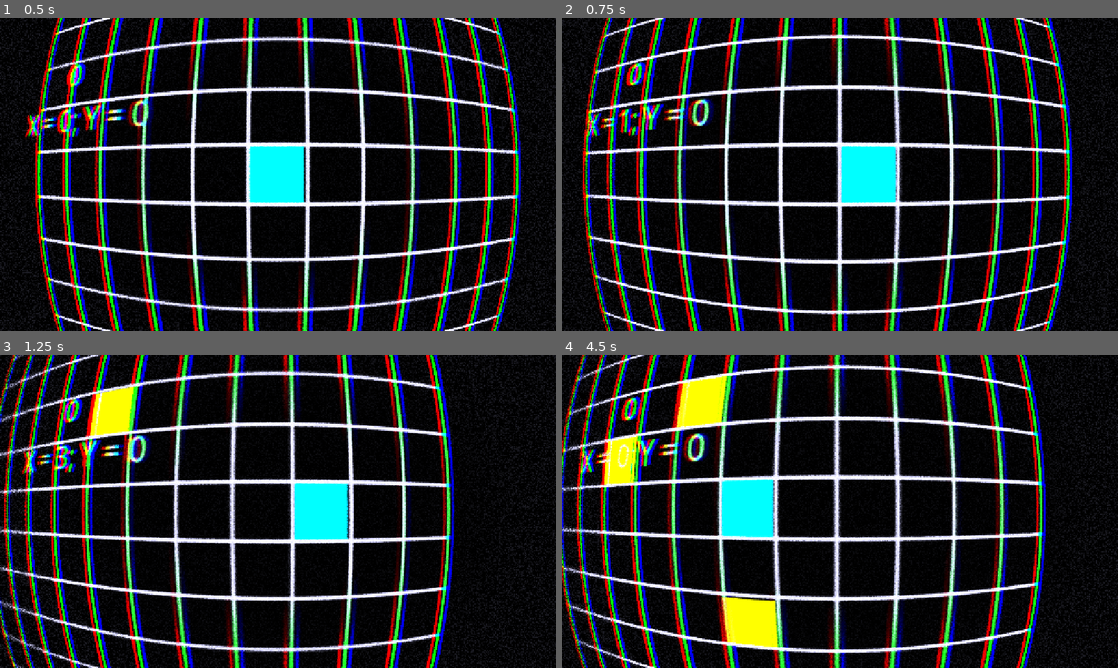
Above: before the commit, frames 1-4 (two rows, left to right).
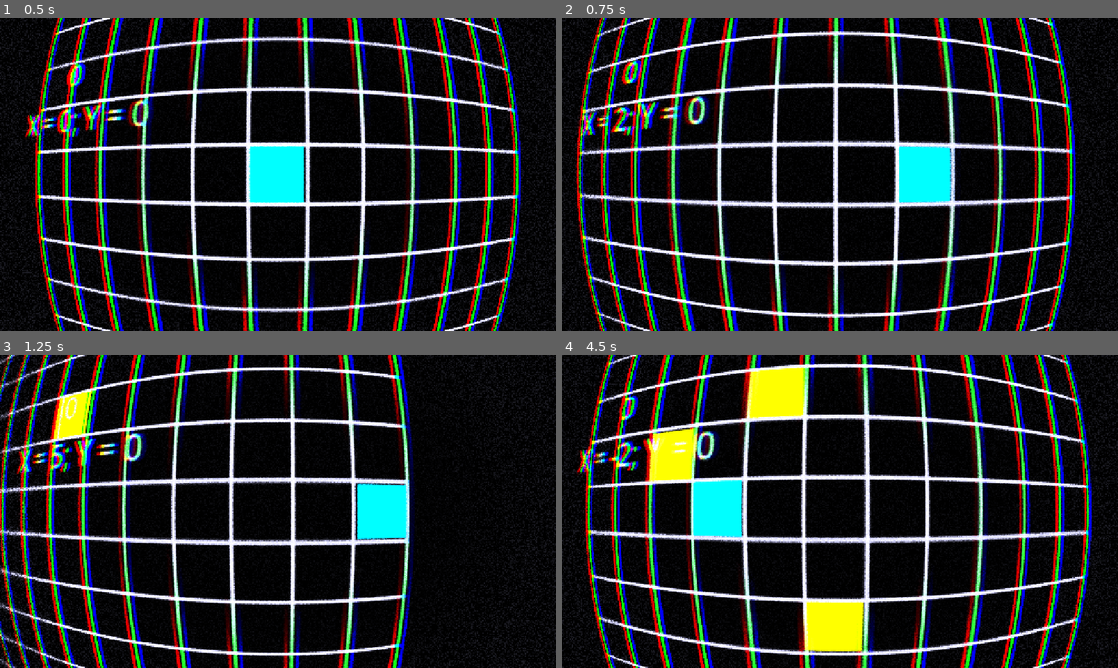
Above: after the commit, the same moments.

Repository: maseyonok421/maseyonok-sTestGameAboutPointThatCanMoveIn4DirectionsOnGrid
Game: Godot game, scene res://scenes/game.tscn
The game is run twice, just before and just after one commit, with the same random seed, the same clock (stepped at 60 frames per second) and the same inputs.
Inputs:
- Up to frame 1 (0.5 s): no input
- Up to frame 2 (0.75 s): hold Right (ui_right) from 0.53 s (still down)
- Up to frame 3 (1.25 s): keep holding Right (ui_right)
- Up to frame 4 (4.5 s): release Right (ui_right) at 1.28 s; hold Down (ui_down) 1.28-2.03 s; hold Right (ui_right) 2.03-2.78 s; hold Up (ui_up) 2.78-3.53 s; hold Left (ui_left) from 3.53 s (still down)

Frame 1 is identical in both runs. In frame 2, 43% of the frame differs, in the area x 0-100%, y 0-100%; in frame 3, 40%; in frame 4, 55%.

Commit message:
[-] Player debub; [S] Changed Player Speed

Diff:
--- a/prefabs/camera.tscn
+++ b/prefabs/camera.tscn
@@ -1,35 +1,8 @@
-[gd_scene load_steps=14 format=3 uid="uid://c2kww08j1twov"]
+[gd_scene load_steps=6 format=3 uid="uid://c2kww08j1twov"]
 
 [ext_resource type="Script" uid="uid://d0ovqlpq8v1wa" path="res://scripts/camera.gd" id="1_70n02"]
-[ext_resource type="Shader" uid="uid://dym1nyw2qj70n" path="res://shaders/scanLinesShader.gdshader" id="2_6p8hw"]
 [ext_resource type="Shader" uid="uid://74uexwr1x753" path="res://shaders/fishEyeShader.gdshader" id="3_qwx7c"]
-[ext_resource type="Shader" path="res://shaders/smthInterestingShader.gdshader" id="4_6ayxh"]
-[ext_resource type="Shader" uid="uid://bei273f3e1o3w" path="res://shaders/chromaticAbberationShader.gdshader" id="5_trxf1"]
-[ext_resource type="Shader" uid="uid://do5agx28q3fuk" path="res://shaders/filmGrainShader.gdshader" id="6_rrdqj"]
 [ext_resource type="Shader" uid="uid://d1bql1rmvfe7x" path="res://shaders/multishader.gdshader" id="7_ffi68"]
-
-[sub_resource type="ShaderMaterial" id="ShaderMaterial_trxf1"]
-shader = ExtResource("4_6ayxh")
-shader_parameter/displacement = 9.0
-shader_parameter/height = 0.7
-shader_parameter/width = 0.5
-shader_parameter/fade = 0.7
-
-[sub_resource type="ShaderMaterial" id="ShaderMaterial_rrdqj"]
-shader = ExtResource("5_trxf1")
-shader_parameter/r_displacement = Vector2(3, 0)
-shader_parameter/g_displacement = Vector2(0, 2)
-shader_parameter/b_displacement = Vector2(-4, 0)
-shader_parameter/height = 0.7
-shader_parameter/width = 0.5
-shader_parameter/fade = 0.4
-
-[sub_resource type="ShaderMaterial" id="ShaderMaterial_6p8hw"]
-shader = ExtResource("2_6p8hw")
-shader_parameter/lineThickness = 1.01400004490512
-shader_parameter/lineSpacing = 20.0
-shader_parameter/lineBrightness = 0.8090000384275
-shader_parameter/screenYOffset = 0.0
 
 [sub_resource type="ShaderMaterial" id="ShaderMaterial_6ayxh"]
 shader = ExtResource("3_qwx7c")
@@ -48,11 +21,6 @@
 shader_parameter/effect_amount = 2.0
 shader_parameter/amount = 0.42
 shader_parameter/speed = 0.016
-
-[sub_resource type="ShaderMaterial" id="ShaderMaterial_ffi68"]
-shader = ExtResource("6_rrdqj")
-shader_parameter/amount = 0.41999999061216
-shader_parameter/speed = 0.01600000076
 
 [node name="Camera" type="Camera2D"]
 script = ExtResource("1_70n02")
@@ -73,31 +41,6 @@
 offset_bottom = -39.0
 theme_override_font_sizes/font_size = 50
 
-[node name="smthInterestingShader" type="ColorRect" parent="."]
-visible = false
-material = SubResource("ShaderMaterial_trxf1")
-offset_left = -646.0
-offset_top = -363.0
-offset_right = 642.0
-offset_bottom = 367.0
-
-[node name="chromaticAbberationShader" type="ColorRect" parent="."]
-visible = false
-material = SubResource("ShaderMaterial_rrdqj")
-offset_left = -651.0
-offset_top = -371.0
-offset_right = 645.0
-offset_bottom = 368.0
-
-[node name="scanLinesShader" type="ColorRect" parent="."]
-visible = false
-material = SubResource("ShaderMaterial_6p8hw")
-offset_left = -647.0
-offset_top = -368.0
-offset_right = 644.0
-offset_bottom = 360.0
-size_flags_horizontal = 4
-
 [node name="fishEyeShader" type="ColorRect" parent="."]
 material = SubResource("ShaderMaterial_6ayxh")
 offset_left = -646.0
@@ -111,11 +54,3 @@
 offset_top = -367.0
 offset_right = 642.0
 offset_bottom = 370.0
-
-[node name="filmGrainShader" type="ColorRect" parent="."]
-visible = false
-material = SubResource("ShaderMaterial_ffi68")
-offset_left = -644.0
-offset_top = -370.0
-offset_right = 644.0
-offset_bottom = 363.0
--- a/prefabs/player.tscn
+++ b/prefabs/player.tscn
@@ -18,6 +18,6 @@
 shape = SubResource("RectangleShape2D_4dohe")
 
 [node name="moveTimer" type="Timer" parent="."]
-wait_time = 0.225
+wait_time = 0.15
 
 [connection signal="timeout" from="moveTimer" to="." method="_on_move_timer_timeout"]
--- a/scripts/player.gd
+++ b/scripts/player.gd
@@ -81,11 +81,6 @@
 	checkMovement()
 	emit_signal("getPlayerCoords", positionX, positionY)
 
-	time += (delta*250)
-	if (int)(time)%100 == 7 :
-		print("X = ", positionX, "; Y = ", positionY,
-		"; score = ", Global.score, "\n")
-
 
 func _on_move_timer_timeout() -> void:
 	if   direction == -1:
